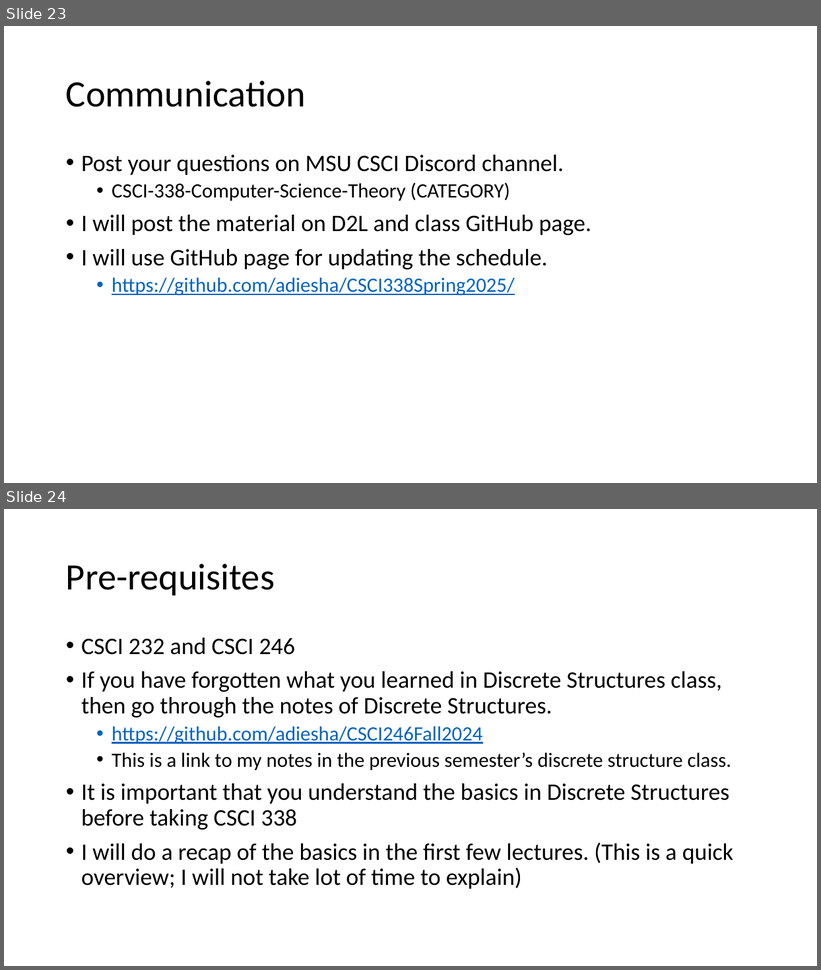
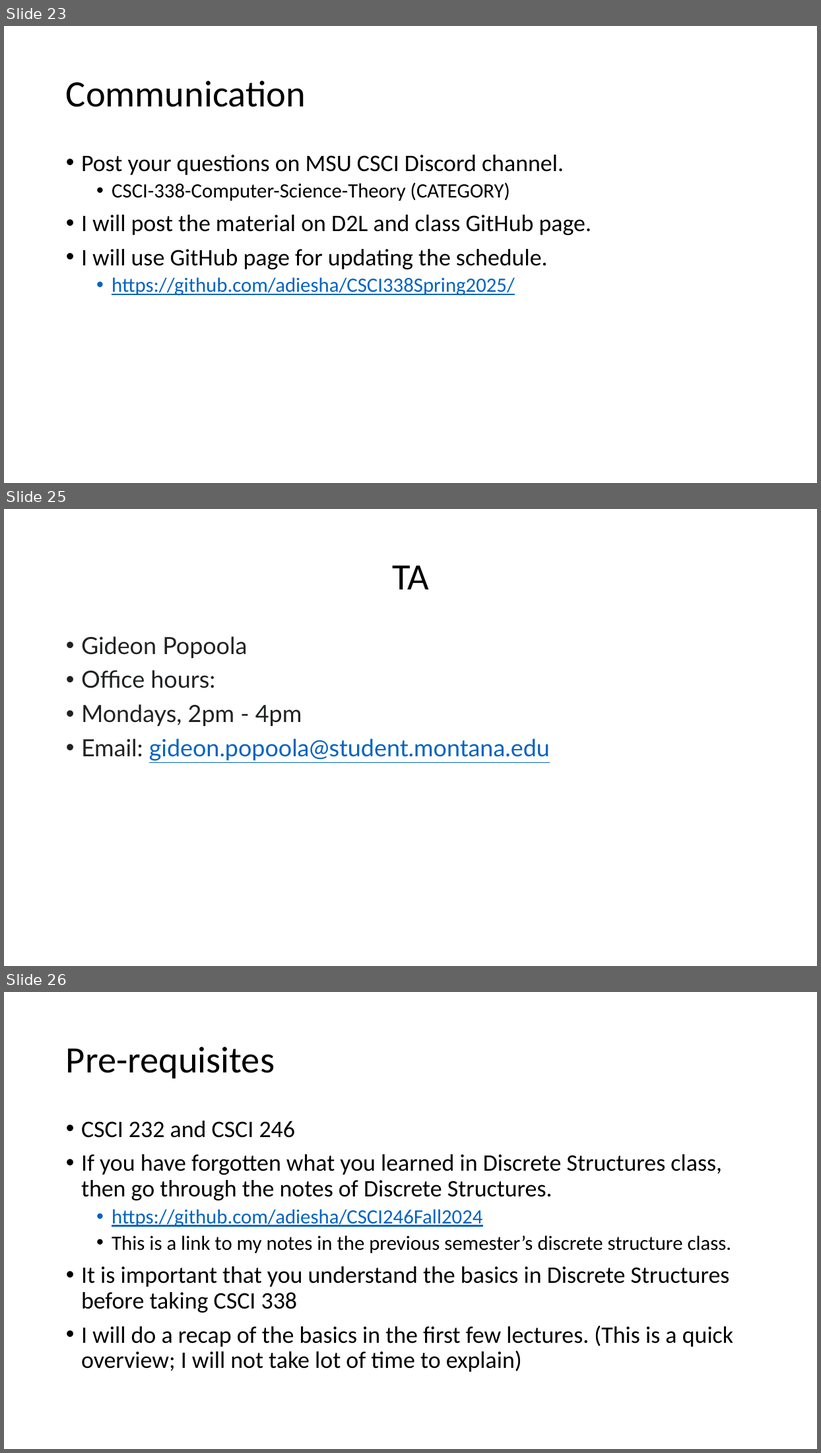
Before and after one commit to adiesha/CSCI338Spring2025, a slide deck: Notes/Lecture01/Introduction.pptx. Shown one above the other, each under a label of ours: slides 23 and 24 before the commit, slides 23, 25 and 26 after it; the slides between them are not shown. The pictures are 821x970 and 821x1453 pixels, drawn with LibreOffice and Linux fonts; fonts in the diff are those of the drawing. Boxes give left, top, right and bottom in pixels: in the first picture for what was removed or moved away, otherwise in the second. Text is boxed around its words. In the diff, an @@ line names an element or a change of style, - is before the commit and + after.

```diff
--- a/Notes/Lecture01/Introduction.pptx
+++ b/Notes/Lecture01/Introduction.pptx
@@ slide 25 added at (x1=4, y1=509, x2=817, y2=966), background #FFFFFF @@
@@ title added at (x1=392, y1=565, x2=429, y2=590), 44 pt, text #000000 @@
+TA
@@ text added at (x1=81, y1=636, x2=550, y2=761), 28 pt, text #202122 @@
+• Gideon Popoola
+• Office hours:
+• Mondays, 2pm - 4pm
+• Email: gideon.popoola@student.montana.edu
@@ what was slide 24 is now slide 26 @@
```
Also in this commit, not shown: 1 other slide added, 2 other files.
